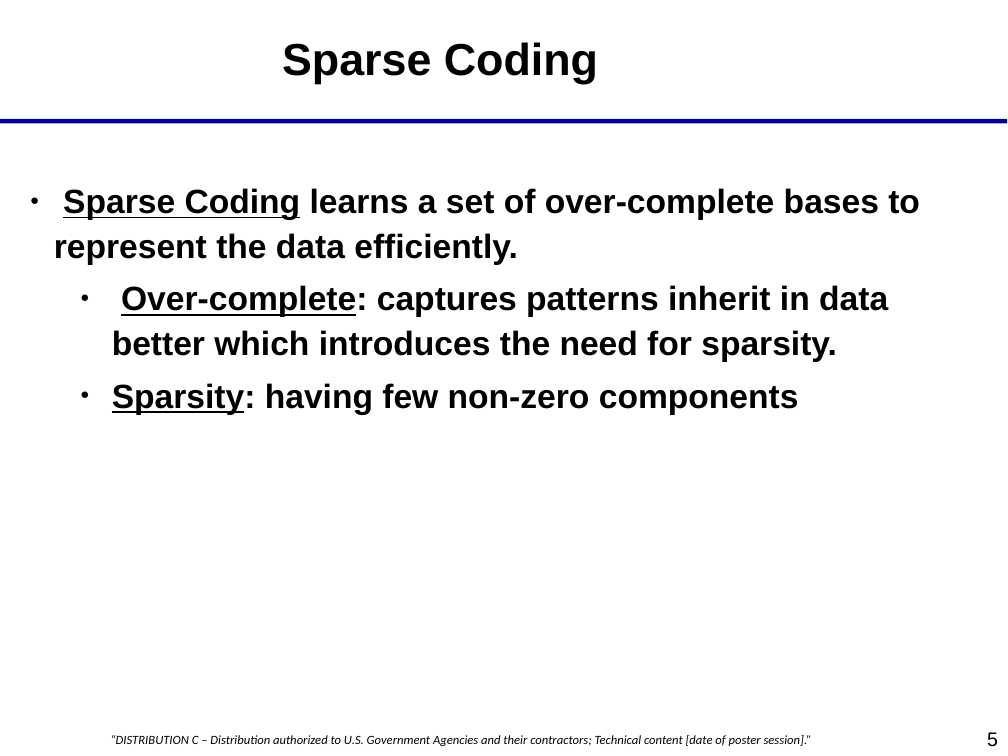
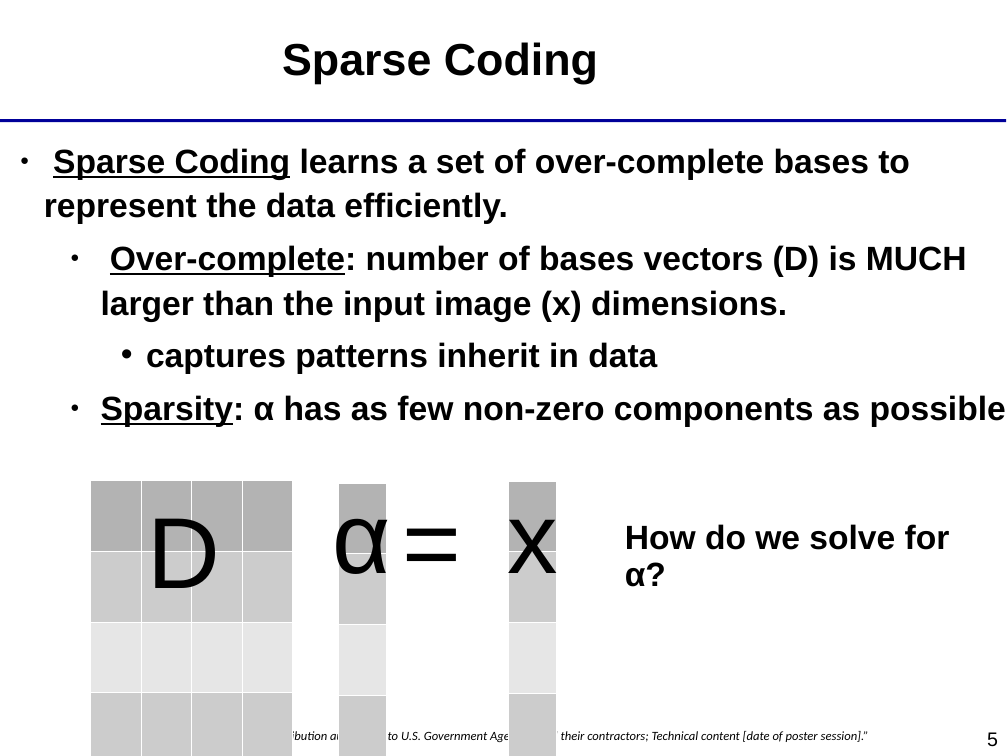
Before and after one commit to savannaos/Star-Field-Transformations, a slide deck: slide 5 of documents/starfields.ppt. Drawn at 1008x756 pixels with LibreOffice and Linux fonts; fonts in the diff are those of the drawing; background and template pictures are left out. Boxes give left, top, right and bottom in pixels: in the first picture for what was removed or moved away, otherwise in the second. Text is boxed around its words. In the diff, an @@ line names an element or a change of style, - is before the commit and + after.

Commit message:
adding poster

```diff
--- a/documents/starfields.ppt
+++ b/documents/starfields.ppt
@@ text "Sparse Coding learns a set ...": place and size @@
-text "Sparse Coding learns a set ..." at bbox=[54, 188, 920, 415]
+text "Sparse Coding learns a set ..." at bbox=[44, 148, 1006, 427]
@@ text at bbox=[101, 245, 1006, 427]: text changed @@
-  ● Over-complete: captures patterns inherit in data better which introduces the need for sparsity.
-  ● Sparsity: having few non-zero components
+  ● Over-complete: number of bases vectors (D) is MUCH larger than the input image (x) dimensions.
+    • captures patterns inherit in data
+  ● Sparsity: α has as few non-zero components as possible
@@ table added at bbox=[90, 481, 291, 729], 4 rows, 4 columns @@
+ |  |  | 
+ |  |  | 
+ |  |  | 
+ |  |  | 
@@ text added at bbox=[148, 509, 221, 607], 72 pt, text #000000 @@
+D
@@ text added at bbox=[332, 494, 390, 592], 72 pt, text #000000 @@
+α
@@ table added at bbox=[339, 483, 387, 731], 4 rows, 1 columns @@
+
+
+
+
@@ text added at bbox=[393, 484, 504, 615], 72 pt, text #000000 @@
+=
@@ table added at bbox=[508, 481, 556, 729], 4 rows, 1 columns @@
+
+
+
+
@@ text added at bbox=[508, 494, 558, 592], 72 pt, text #000000 @@
+x
@@ text added at bbox=[625, 524, 950, 587], 24 pt, text #000000, bold @@
+How do we solve for α?
@@ text "“DISTRIBUTION C – Distribution authorized ...": place and size @@
-text "“DISTRIBUTION C – Distribution authorized ..." at bbox=[110, 735, 812, 746]
+text "“DISTRIBUTION C – Distribution authorized ..." at bbox=[168, 729, 869, 743]
```
Also in this commit, not shown: 9 other slides changed, 5 slides added, 3 slides removed, 23 other files.
